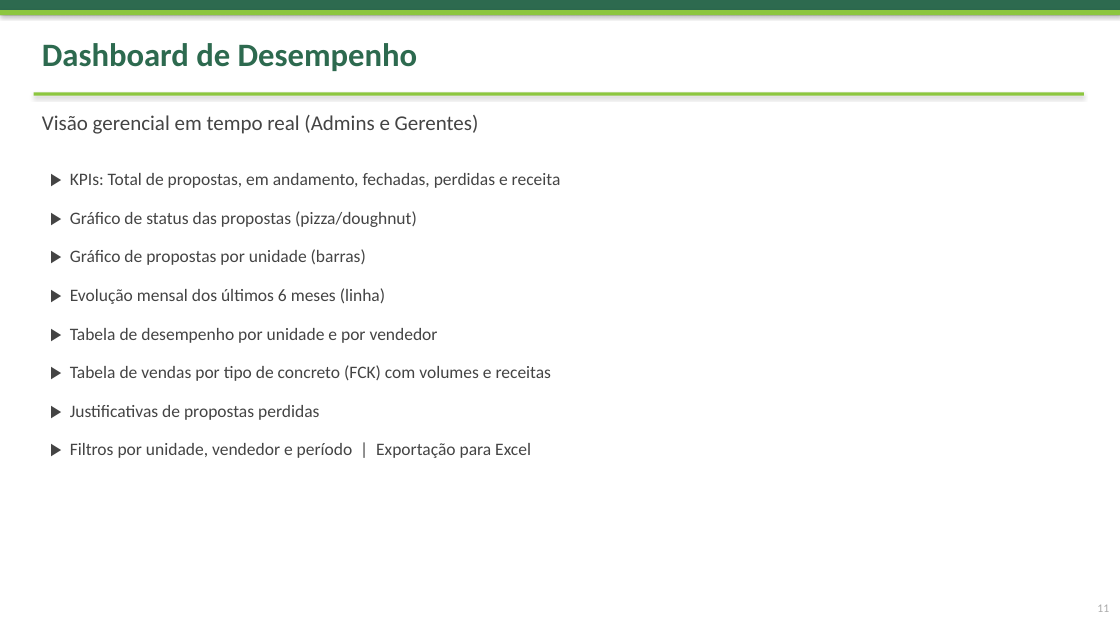
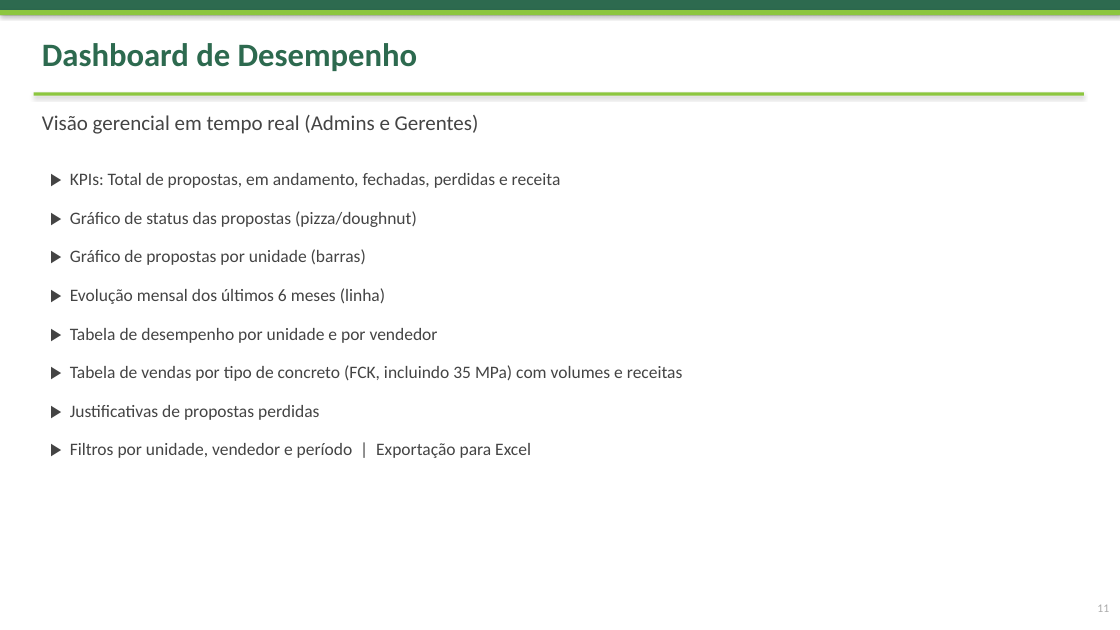
Before and after one commit to teconcret-star/SOLO_PROPOSTA, a slide deck: slide 11 of Solomix_Apresentacao.pptx. Drawn at 1120x630 pixels with LibreOffice and Linux fonts; fonts in the diff are those of the drawing. Boxes give left, top, right and bottom in pixels: in the first picture for what was removed or moved away, otherwise in the second. Text is boxed around its words. In the diff, an @@ line names an element or a change of style, - is before the commit and + after.

```diff
--- a/Solomix_Apresentacao.pptx
+++ b/Solomix_Apresentacao.pptx
@@ text at bbox=[70, 365, 683, 381]: text changed @@
-▶ Tabela de vendas por tipo de concreto (FCK) com volumes e receitas
+▶ Tabela de vendas por tipo de concreto (FCK, incluindo 35 MPa) com volumes e receitas
```
Also in this commit, not shown: 1 other slide changed.
